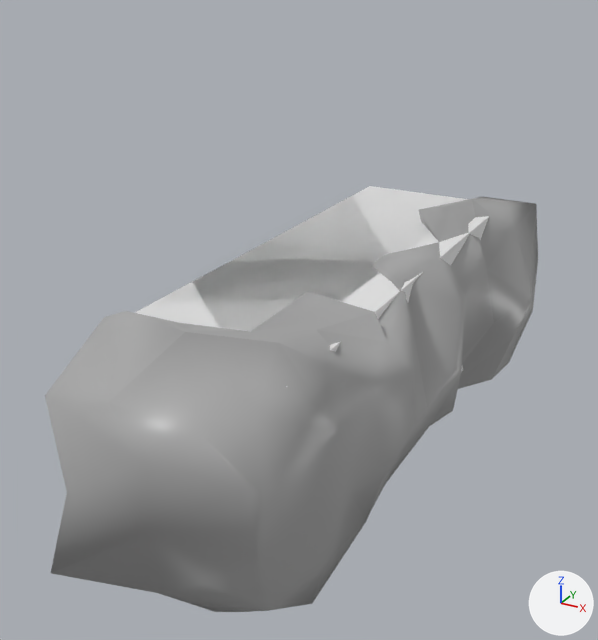
Before and after pictures for a commit that changed the FBX model assets/models/grid/Tempel/Plattform-Tiles.fbx_Block_Kante_L.fbx.
Rendered twice from a 50 mm camera at (2.43, -4.01, 1.55) aimed at (0.37, -0.26, -0.32). Arrows for +X, +Y and +Z are at lower right; the lights stay in place. Where no turn or scale is listed for an object, it has been applied to the vertices.

The scene before the commit, as lines of its bpy script (objects in view):
```python
me_block_kante_l_001 = bpy.data.meshes.new('Block_Kante.L.001')
me_block_kante_l_001.from_pydata(...)  # 120 vertices, 205 faces; spans x -1.07..0.34, y -2.01..1.63, z -1.31..0.17
# faces by material slot: [2, 203]
me_block_kante_l_001.materials.append(mat_mat_boden_tempel)  # white #e7e7e7
me_block_kante_l_001.materials.append(mat_mat_wand_tempel)  # grey #aaaaaa
me_cube_015 = bpy.data.meshes.new('Cube.015')
me_cube_015.from_pydata(...)  # a box spanning x 0.0..1.0, y -1.5..1.5, z -1.0..0.0
ob_block_kante_l = bpy.data.objects.new('Block_Kante.L', me_block_kante_l_001)
ob_block_kante_l.location = (1.0, 0.0, 0.0)
ob_block_kante_l_colbox = bpy.data.objects.new('Block_Kante.L-colbox', me_cube_015)
ob_block_kante_l_colbox.location = (0.0, 0.0, 0.0)
```
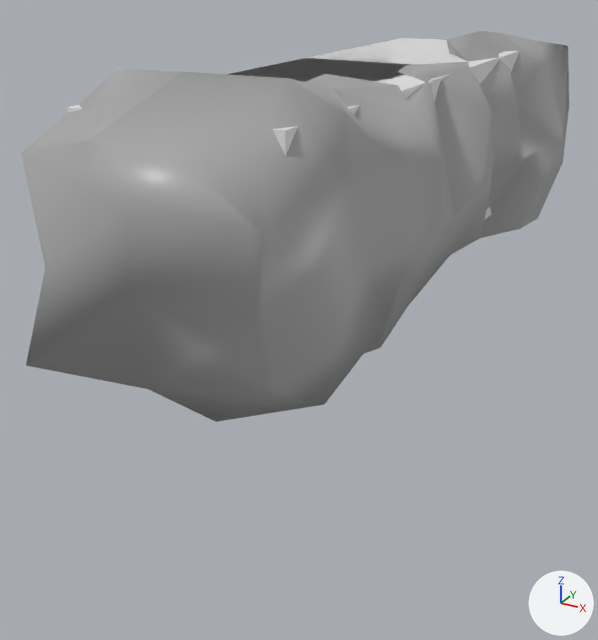
The change in detail:
me_cube_015 has 8 vertices, 6 faces and spans x 0.0..1.0, y -1.5..1.5, z -1.0..0.0.
me_cube_015 is used by ob_block_kante_l_colbox; location (0.0, 0.0, 0.0).
me_cube_015 part 1: the whole mesh is moved by (0.0, 0.0, 1.0).
me_block_kante_l_001 has 120 vertices, 205 faces and spans x -1.07..0.34, y -2.01..1.63, z -1.31..0.17.
me_block_kante_l_001 is used by ob_block_kante_l; location (1.0, 0.0, 0.0).
me_block_kante_l_001 part 2: the loose piece of 114 vertices spanning x -1.07..0.34, y -2.01..1.63, z -1.31..0.17 is scaled about its middle by (1, 1.1, 1), then moved by (1.0, 0.21, 1.0).
me_block_kante_l_001 part 3: the loose piece of 6 vertices spanning x -1.0..-0.1, y -1.5..1.5, z -0.05..0.0 is scaled about its middle by (1, 1.17, 1), then moved by (1.0, 0.25, 1.0).
Object 'Block_Kante.L' (ob_block_kante_l) moves from (1.0, 0.0, 0.0) to (0.0, 0.0, 0.0).

What differs and where, as boxes (x1, y1, x2, y2) in the pictures (598 x 640 px; the box of a moved part takes in the faces that stretch with it):
'Block_Kante.L', reshaped, moved (11% wider, 8% shorter)
    before: (45, 186, 538, 612)
    after: (21, 31, 569, 422)
'Block_Kante.L-colbox', mesh moved
    before: (135, 188, 489, 387)
    after: (67, 45, 519, 219)
part 2 of me_block_kante_l_001, moved or reshaped
    before: (45, 196, 538, 612)
    after: (21, 31, 569, 422)
part 3 of me_block_kante_l_001, moved or reshaped
    before: (141, 186, 467, 332)
    after: (229, 38, 459, 82)
